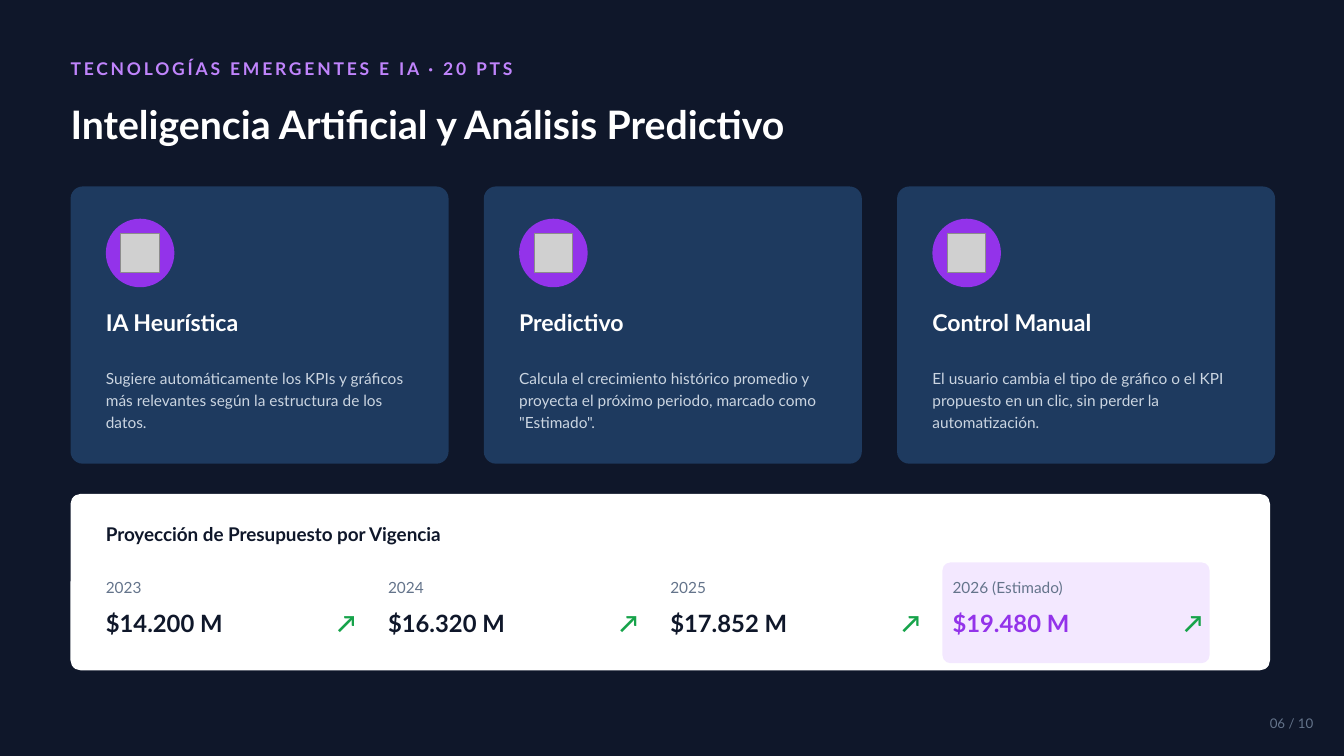
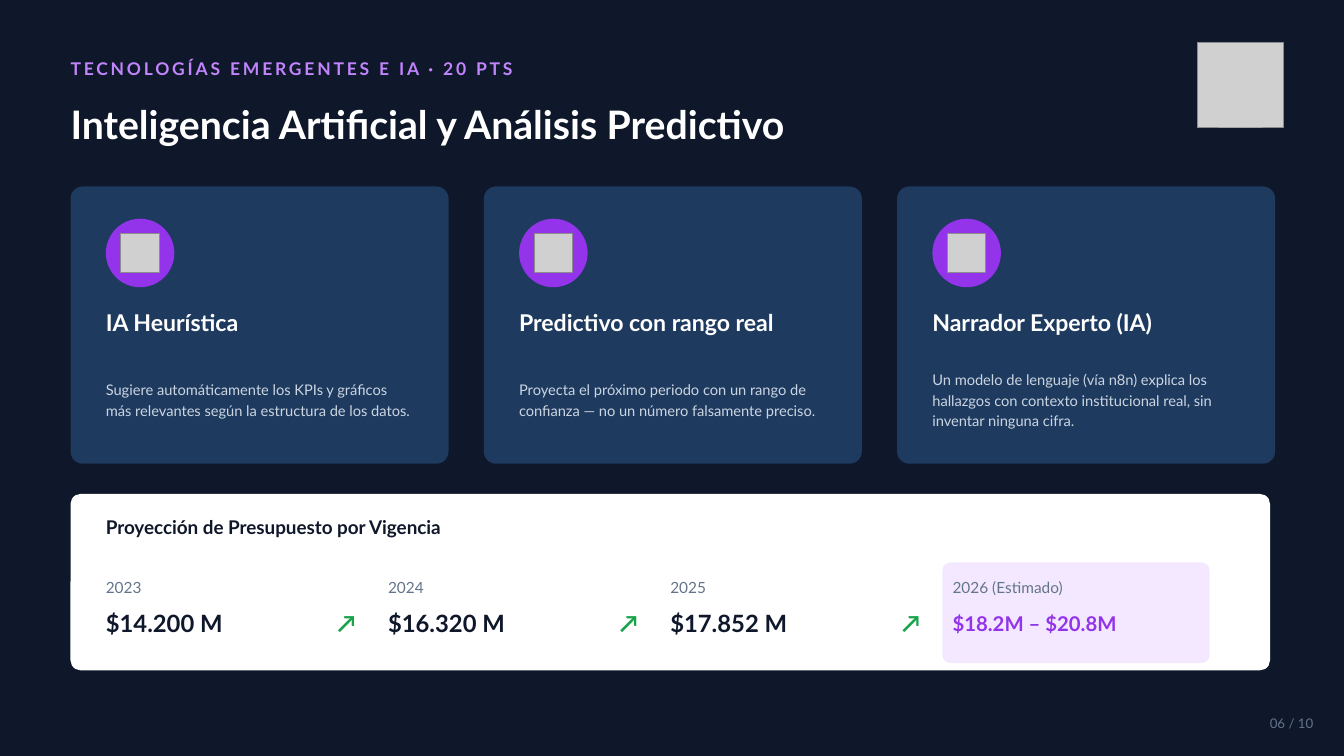
Before and after one commit to gonxin2025/Rosal-BI, a slide deck: slide 6 of presentacion/El_Rosal_Lienzo_Ejecutivo.pptx. Drawn at 1344x756 pixels with LibreOffice and Linux fonts; fonts in the diff are those of the drawing; grey boxes stand for pictures. Boxes give left, top, right and bottom in pixels: in the first picture for what was removed or moved away, otherwise in the second. Text is boxed around its words. In the diff, an @@ line names an element or a change of style, - is before the commit and + after.

Commit message:
Rosal BI 0.5.0: rediseño, estadística real, IA conectada, docs actualizados
- Motor estadístico real (desviación estándar, correlación, atípicos)
- Proyecciones con rango de confianza
- Chat con IA real (Narrador Experto) vía n8n, con memoria de conversación
- Corrige bug: columnas tipo tasa se sumaban en vez de promediarse
- Corrige bug: el webhook de n8n leía el body en el lugar equivocado
- Documentación actualizada (arquitectura, manual, metodología, roadmap)
- Presentación con logo real integrado

```diff
--- a/presentacion/El_Rosal_Lienzo_Ejecutivo.pptx
+++ b/presentacion/El_Rosal_Lienzo_Ejecutivo.pptx
@@ picture added at (1198, 42, 1284, 128) @@
@@ text at (519, 314, 774, 335): text changed @@
-Predictivo
+Predictivo con rango real
@@ text at (932, 313, 1152, 335): text changed @@
-Control Manual
+Narrador Experto (IA)
@@ text "Sugiere automáticamente los KPIs y ..." at (106, 384, 410, 419): size 11 to 10.5 pt; line spacing 1.2 to 1.18 @@
@@ text at (519, 384, 815, 419): text changed; size 11 to 10.5 pt @@
-Calcula el crecimiento histórico promedio y proyecta el próximo periodo, marcado como "Estimado".
+Proyecta el próximo periodo con un rango de confianza — no un número falsamente preciso.
@@ text at (932, 374, 1212, 429): text changed; size 11 to 10.5 pt @@
-El usuario cambia el tipo de gráfico o el KPI propuesto en un clic, sin perder la automatización.
+Un modelo de lenguaje (vía n8n) explica los hallazgos con contexto institucional real, sin inventar ninguna cifra.
@@ text "Proyección de Presupuesto por Vigencia": place and size @@
-text "Proyección de Presupuesto por Vigencia" at (106, 527, 441, 545)
+text "Proyección de Presupuesto por Vigencia" at (106, 520, 441, 538)
@@ text at (953, 614, 1116, 634): text changed; size 17 to 14.5 pt @@
-$19.480 M
+$18.2M – $20.8M
@@ text removed at (1185, 603, 1225, 643) @@
-↗
```
Also in this commit, not shown: 8 other slides changed, 1 slide added, 1 slide removed, 12 other files.
